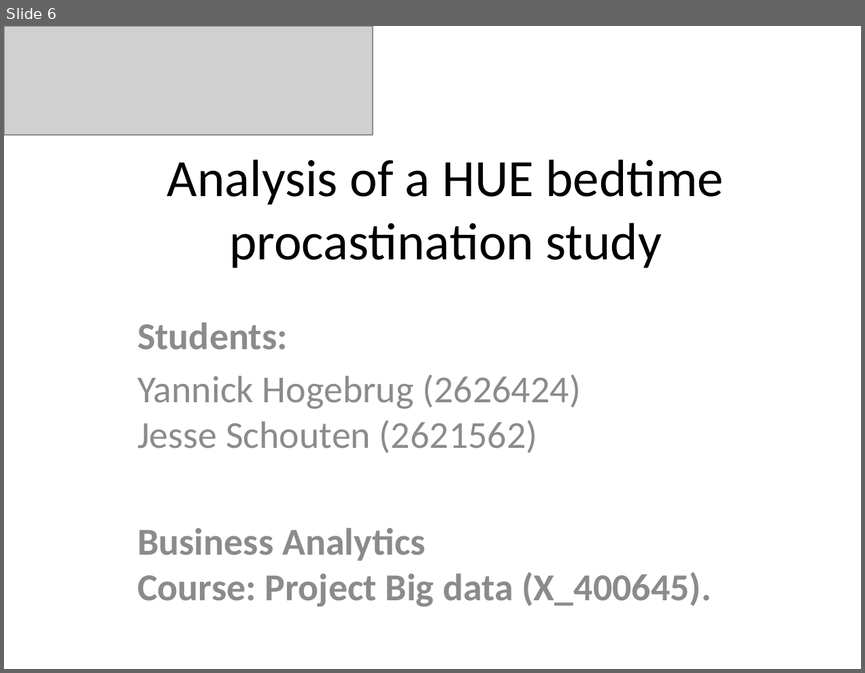
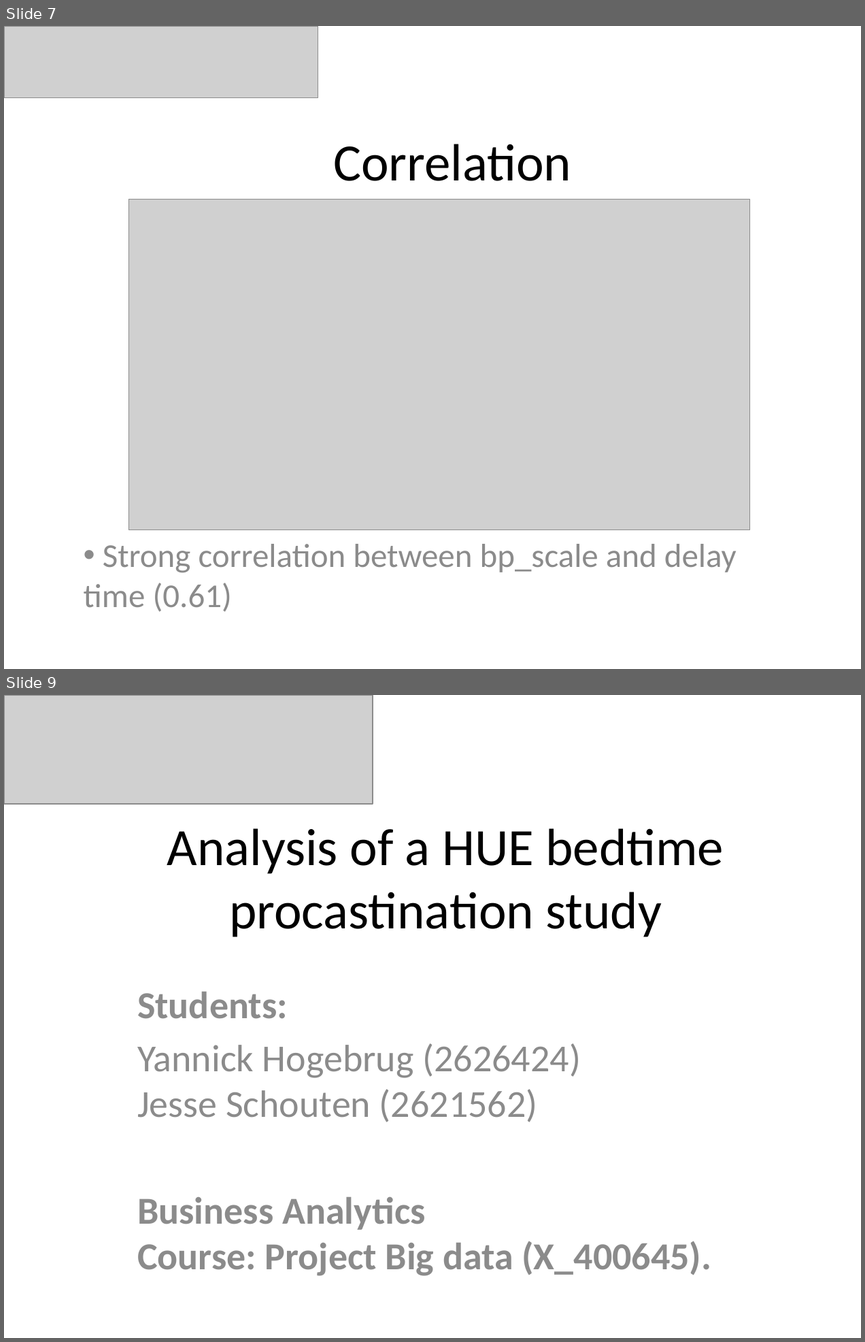
Before and after one commit to JesseSchouten/Project_Big_Data, a slide deck: Report/Presentation.pptx. Shown one above the other, each under a label of ours: slide 6 before the commit, slides 7 and 9 after it; the slides between them are not shown. The pictures are 865x673 and 865x1342 pixels, drawn with LibreOffice and Linux fonts; fonts in the diff are those of the drawing; grey boxes stand for pictures. Boxes give left, top, right and bottom in pixels: in the first picture for what was removed or moved away, otherwise in the second. Text is boxed around its words. In the diff, an @@ line names an element or a change of style, - is before the commit and + after.

```diff
--- a/Report/Presentation.pptx
+++ b/Report/Presentation.pptx
@@ slide 7 added at bbox=[4, 26, 861, 669], background #FFFFFF @@
@@ picture added at bbox=[4, 26, 317, 98] @@
@@ title added at bbox=[333, 144, 571, 181], 44 pt, text #000000 @@
+Correlation
@@ picture added at bbox=[129, 199, 749, 530] @@
@@ subtitle added at bbox=[84, 543, 736, 611], 28 pt, text #8C8C8C @@
+• Strong correlation between bp_scale and delay time (0.61)
@@ what was slide 6 is now slide 9 @@
```
Also in this commit, not shown: 4 slides changed, 3 other slides added, 1 slide removed, 3 other files.
